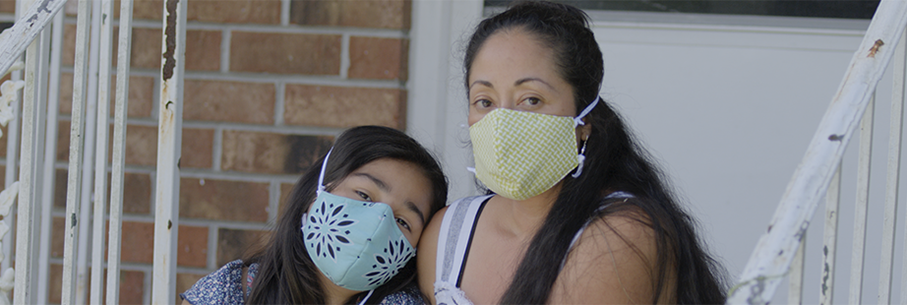
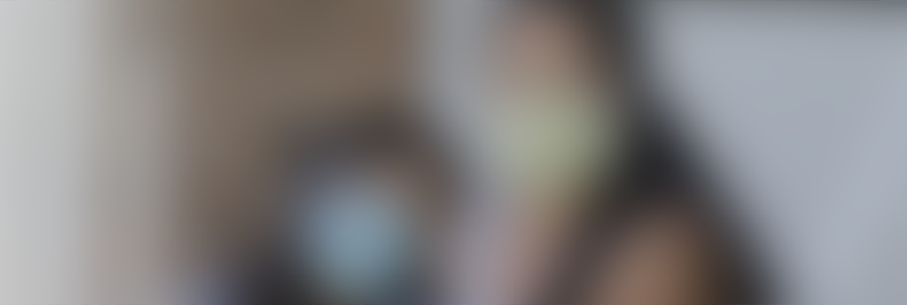
Comparing the layer stacks of the two w=907, h=305 images. Changes:
showed "low" over [0, 0, 907, 305]
